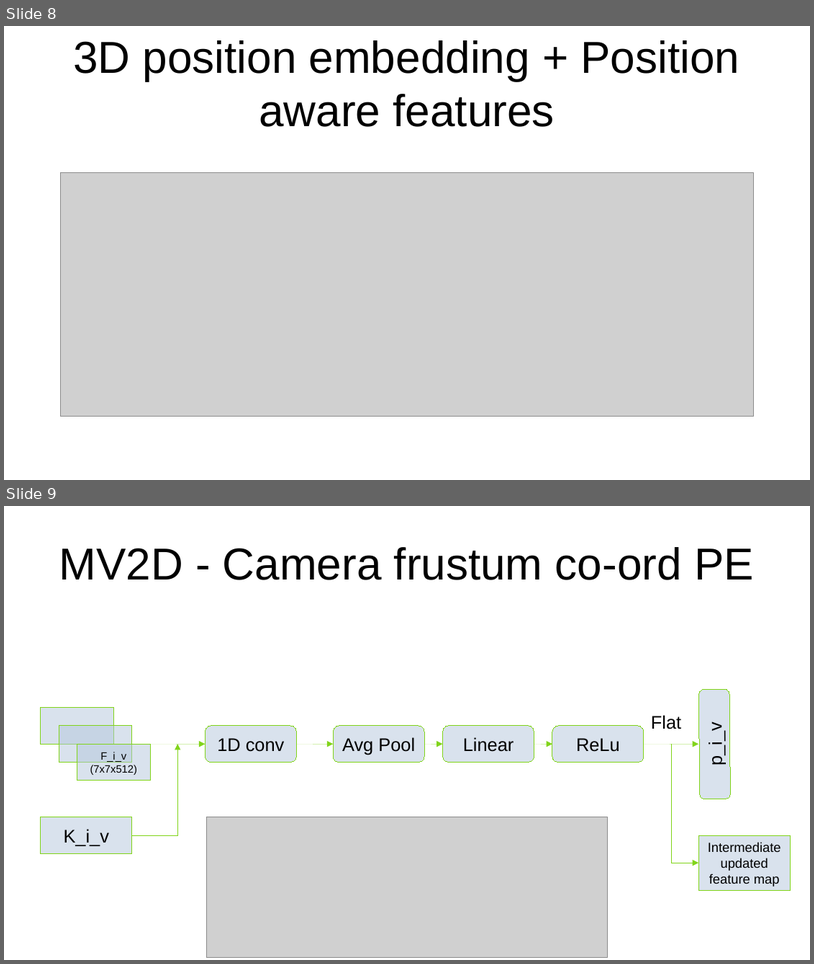
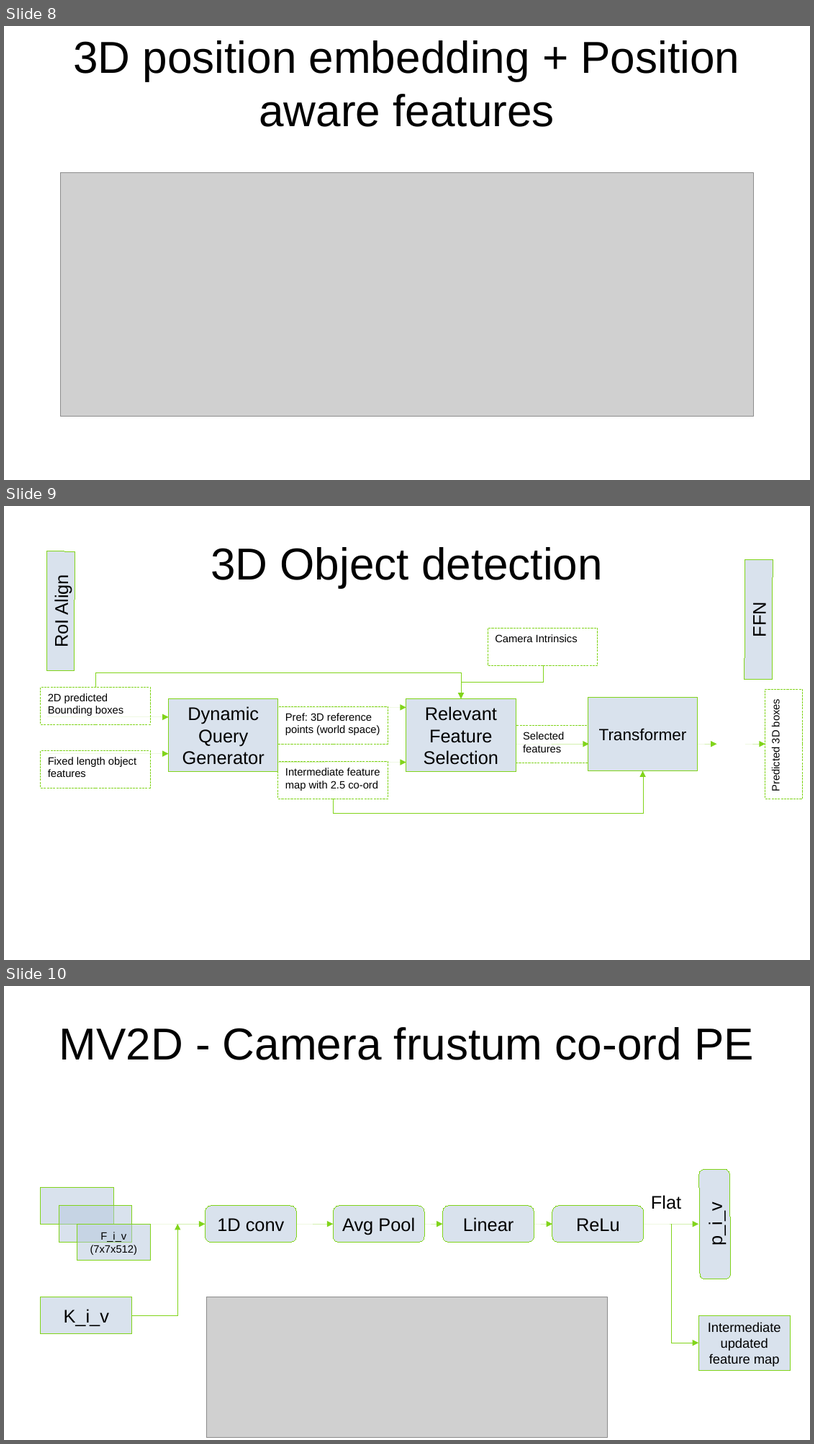
Before and after one commit to katzkid/MV2Dbasedlifting, a slide deck: NN_Study.odp. Shown one above the other, each under a label of ours: slides 8 and 9 before the commit, slides 8, 9 and 10 after it. The pictures are 814x964 and 814x1444 pixels, drawn with LibreOffice and Linux fonts; fonts in the diff are those of the drawing; grey boxes stand for pictures. Boxes give left, top, right and bottom in pixels: in the first picture for what was removed or moved away, otherwise in the second. Text is boxed around its words. In the diff, an @@ line names an element or a change of style, - is before the commit and + after.

Commit message:
Presentation+Report

```diff
--- a/NN_Study.odp
+++ b/NN_Study.odp
@@ slide 9 added at (4, 506, 810, 960), background #FFFFFF @@
@@ title added at (211, 547, 603, 587), 44 pt, text #000000 @@
+3D Object detection
@@ rectangle added at (489, 628, 598, 666), outline #81D41A 0 pt dashed, 10.5 pt, text #000000 @@
+Camera Intrinsics
@@ rectangle added at (18, 671, 47, 790), fill #B4C7DC at 50% opacity, outline #81D41A 0 pt, 18 pt, text #000000 @@
+RoI Align
@@ elbow arrow added from (95, 687) to (461, 698), #81D41A 0 pt @@
@@ elbow arrow added from (543, 666) to (461, 698), #81D41A 0 pt @@
@@ rectangle added at (41, 687, 150, 725), outline #81D41A 0 pt dashed, 10.5 pt, text #000000 @@
+2D predicted Bounding boxes
@@ rectangle added at (169, 698, 278, 772), fill #B4C7DC at 50% opacity, outline #81D41A 0 pt, 18 pt, text #000000 @@
+Dynamic Query Generator
@@ rectangle added at (406, 698, 516, 772), fill #B4C7DC at 50% opacity, outline #81D41A 0 pt, 18 pt, text #000000 @@
+Relevant Feature Selection
@@ rectangle added at (589, 698, 699, 771), fill #B4C7DC at 50% opacity, outline #81D41A 0 pt, 16 pt, text #000000 @@
+Transformer
@@ rectangle added at (718, 679, 746, 798), fill #B4C7DC at 50% opacity, outline #81D41A 0 pt, 18 pt, text #000000 @@
+FFN
@@ rectangle added at (766, 689, 803, 798), outline #81D41A 0 pt dashed, 10.5 pt, text #000000 @@
+Predicted 3D boxes
@@ arrow added from (47, 717) to (169, 717), #81D41A 0 pt @@
@@ arrow added from (278, 707) to (406, 707), #81D41A 0 pt @@
@@ rectangle added at (278, 706, 388, 744), outline #81D41A 0 pt dashed, 10.5 pt, text #000000 @@
+Pref: 3D reference points (world space)
@@ rectangle added at (516, 726, 589, 763), outline #81D41A 0 pt dashed, 10.5 pt, text #000000 @@
+Selected features
@@ rectangle added at (41, 750, 150, 788), outline #81D41A 0 pt dashed, 10.5 pt, text #000000 @@
+Fixed length object features
@@ arrow added from (47, 754) to (169, 754), #81D41A 0 pt @@
@@ arrow added from (278, 762) to (406, 762), #81D41A 0 pt @@
@@ rectangle added at (278, 762, 388, 799), outline #81D41A 0 pt dashed, 10.5 pt, text #000000 @@
+Intermediate feature map with 2.5 co-ord
@@ arrow added from (516, 744) to (589, 744), #81D41A 0 pt @@
@@ arrow added from (699, 744) to (718, 744), #81D41A 0 pt @@
@@ arrow added from (746, 744) to (766, 744), #81D41A 0 pt @@
@@ elbow arrow added from (333, 799) to (643, 771), #81D41A 0 pt @@
@@ what was slide 9 is now slide 10 @@
```
Also in this commit, not shown: 2 other files.
